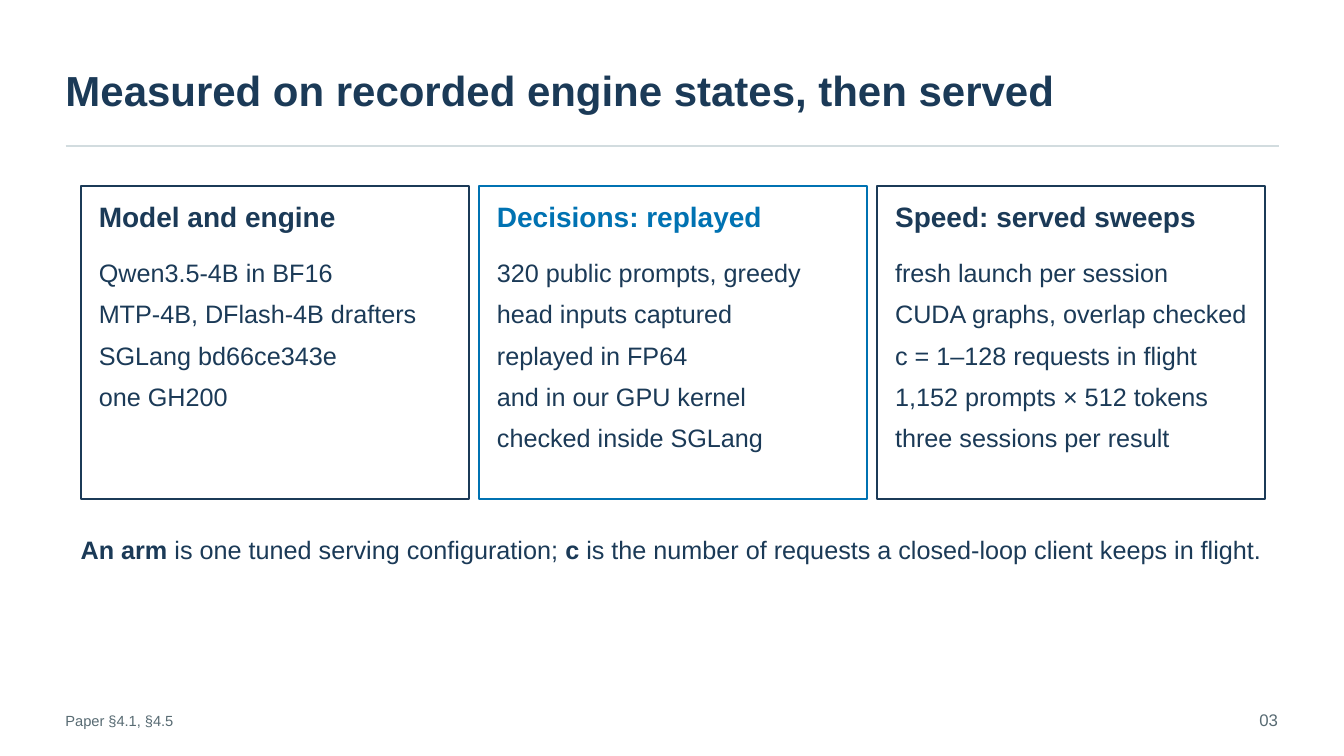
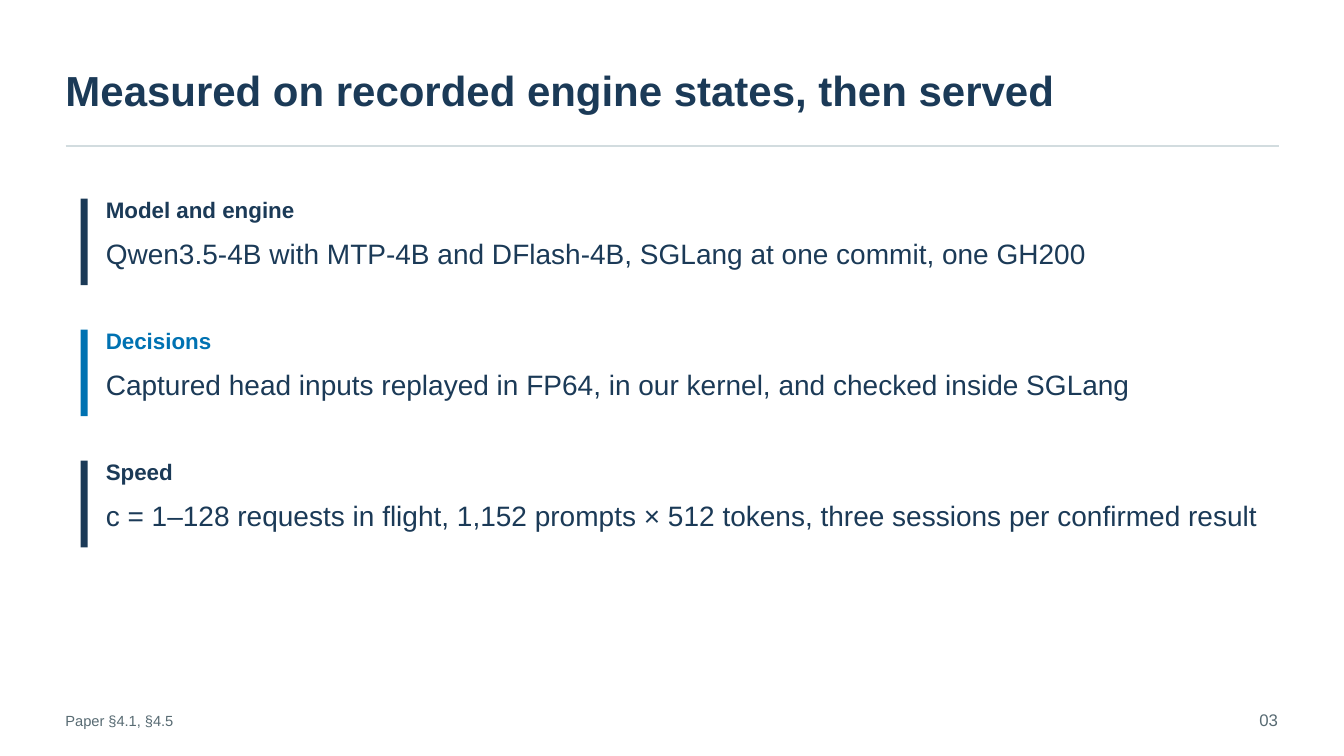
Before and after one commit to SamMausberg/verified-progress, a slide deck: slide 3 of presentation/verifier_paper_talk.pptx. Drawn at 1344x756 pixels with LibreOffice and Linux fonts; fonts in the diff are those of the drawing. Boxes give left, top, right and bottom in pixels: in the first picture for what was removed or moved away, otherwise in the second. Text is boxed around its words. In the diff, an @@ line names an element or a change of style, - is before the commit and + after.

```diff
--- a/presentation/verifier_paper_talk.pptx
+++ b/presentation/verifier_paper_talk.pptx
@@ rectangle removed at (81,187,469,499) @@
@@ rectangle added at (81,199,88,285), fill #1B3A57 @@
@@ text "Model and engine": place and size @@
-text "Model and engine" at (99,206,335,232)
+text "Model and engine" at (106,201,294,223)
@@ text "Model and engine" at (106,201,294,223): size 20 to 16 pt @@
@@ rectangle removed at (479,187,867,499) @@
@@ rectangle removed at (877,187,1265,499) @@
@@ text at (106,243,1086,270): text changed; size 18 to 20 pt @@
-Qwen3.5-4B in BF16
-MTP-4B, DFlash-4B drafters
-SGLang bd66ce343e
-one GH200
+Qwen3.5-4B with MTP-4B and DFlash-4B, SGLang at one commit, one GH200
@@ rectangle added at (81,330,88,416), fill #0072B2 @@
@@ text at (106,332,211,350): text changed; size 20 to 16 pt @@
-Decisions: replayed
+Decisions
@@ text at (106,374,1129,401): text changed; size 18 to 20 pt @@
-320 public prompts, greedy
-head inputs captured
-replayed in FP64
-and in our GPU kernel
-checked inside SGLang
+Captured head inputs replayed in FP64, in our kernel, and checked inside SGLang
@@ rectangle added at (81,461,88,547), fill #1B3A57 @@
@@ text at (106,463,173,485): text changed; size 20 to 16 pt @@
-Speed: served sweeps
+Speed
@@ text at (106,505,1257,532): text changed; size 18 to 20 pt @@
-fresh launch per session
-CUDA graphs, overlap checked
-c = 1–128 requests in flight
-1,152 prompts × 512 tokens
-three sessions per result
+c = 1–128 requests in flight, 1,152 prompts × 512 tokens, three sessions per confirmed result
@@ text removed at (81,540,1261,565) @@
-An arm is one tuned serving configuration; c is the number of requests a closed-loop client keeps in flight.
```
Also in this commit, not shown: 16 other slides changed, 2 other files.
